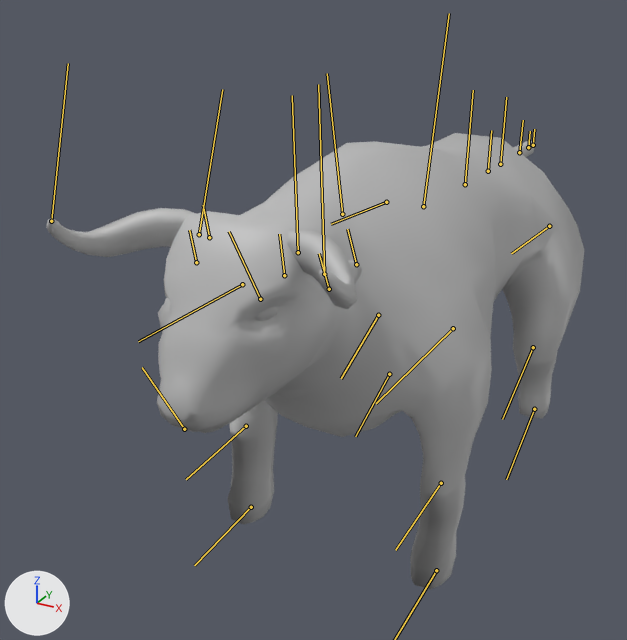
The FBX model GDS_6_Ecliptic/Assets/Models/Taurus/Taurus_hero_Bull/Bull_Running_Anim.fbx as it was, and as the next commit left it.
Before and after are seen from a 50 mm lens placed at (0.0275, -0.0695, 0.0471), pointed at (-0.0077, -0.0054, 0.0151). Every picture has the same lights, and +X, +Y and +Z are marked at lower left. Both versions are drawn at frame 22 of the action 'Take 001|BaseLayer'; the numbers are the values there. The bones that bend it are drawn over the model as lines.

The first picture shows 'LPoly_Bull', 'LPoly_Ear', 'LPoly_Eyes', 'LPoly_Horns'.
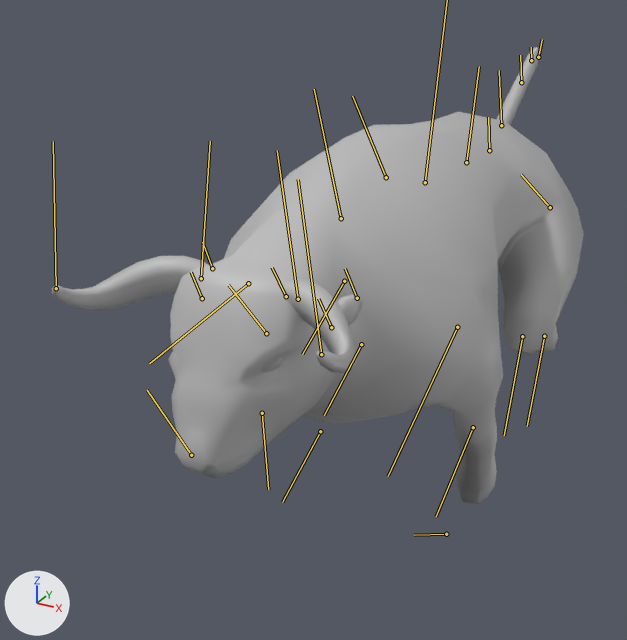
What differs and where, as boxes (x1, y1, x2, y2) in the pictures (627 x 640 px):
'LPoly_Bull', posed: before (157, 133, 584, 589); after (168, 47, 584, 505)
'LPoly_Horns', posed (16% taller): before (47, 208, 357, 309); after (52, 256, 357, 373)
bone 'Hip_JT', root to tip: before (465, 184) to (473, 90); after (466, 162) to (479, 66)
bone 'Shoulder_JT', root to tip: before (342, 214) to (327, 73); after (341, 218) to (314, 89)
bone 'Neck_JT', root to tip: before (284, 275) to (279, 234); after (286, 296) to (272, 267)
bone 'Head_JT', root to tip: before (260, 299) to (229, 231); after (266, 333) to (228, 285)
bone 'LF_Thigh_JT', root to tip: before (453, 328) to (376, 403); after (457, 327) to (388, 476)
bone 'LF_Knee_JT', root to tip: before (441, 483) to (395, 550); after (473, 427) to (436, 516)
bone 'RF_Knee_JT', root to tip: before (246, 426) to (186, 479); after (262, 413) to (268, 489)
bone 'Tail_01_JT', root to tip: before (488, 171) to (491, 130); after (489, 150) to (488, 117)
bone 'Tail_02_JT', root to tip: before (500, 164) to (506, 97); after (501, 125) to (499, 70)
bone 'Tail_04_JT', root to tip: before (528, 147) to (530, 131); after (531, 60) to (531, 47)
bone 'LB_Thigh_JT', root to tip: before (549, 226) to (511, 253); after (550, 207) to (521, 174)
bone 'LB_Knee_JT', root to tip: before (533, 347) to (502, 419); after (522, 336) to (504, 435)
bone 'RB_Thigh_JT', root to tip: before (386, 202) to (331, 224); after (386, 177) to (352, 96)
bone 'RB_Knee_JT', root to tip: before (378, 315) to (341, 378); after (344, 281) to (302, 354)

Patch to the scene script:
```diff
--- a/GDS_6_Ecliptic/Assets/Models/Taurus/Taurus_hero_Bull/Bull_Running_Anim.fbx.py
+++ b/GDS_6_Ecliptic/Assets/Models/Taurus/Taurus_hero_Bull/Bull_Running_Anim.fbx.py
@@ bone_hip_jt @@
 bone_hip_jt = bpy.data.objects['JOINTS'].pose.bones['Hip_JT']
-bone_hip_jt.location = (0.0, 0.0, 0.0)
-bone_hip_jt.rotation_quaternion = (1.0, 0.0, 0.0, 0.0)  # degrees (0, 0, 0)
+bone_hip_jt.location = (0.01, 0.22, 0.0)
+bone_hip_jt.rotation_quaternion = (1.0, -0.022, 0.001, 0.0)  # degrees (-3, 0, 0)
@@ bone_midtorso__jt @@
 bone_midtorso__jt = bpy.data.objects['JOINTS'].pose.bones['MidTorso__JT']  # child of 'Hip_JT'
-bone_midtorso__jt.rotation_quaternion = (1.0, 0.0, 0.0, 0.0)  # degrees (0, 0, 0)
+bone_midtorso__jt.rotation_quaternion = (0.997, 0.0, 0.0, -0.076)  # degrees (0, 0, -9)
@@ bone_shoulder_jt @@
 bone_shoulder_jt = bpy.data.objects['JOINTS'].pose.bones['Shoulder_JT']  # child of 'MidTorso__JT'
-bone_shoulder_jt.rotation_quaternion = (1.0, 0.0, 0.0, 0.0)  # degrees (0, 0, 0)
+bone_shoulder_jt.rotation_quaternion = (1.0, 0.021, 0.008, 0.0)  # degrees (2, 1, 0)
@@ bone_neck_jt @@
 bone_neck_jt = bpy.data.objects['JOINTS'].pose.bones['Neck_JT']  # child of 'Shoulder_JT'
-bone_neck_jt.rotation_quaternion = (1.0, 0.0, 0.0, 0.0)  # degrees (0, 0, 0)
+bone_neck_jt.rotation_quaternion = (0.993, 0.0, 0.0, -0.121)  # degrees (0, 0, -14)
@@ bone_head_jt @@
 bone_head_jt = bpy.data.objects['JOINTS'].pose.bones['Head_JT']  # child of 'Neck_JT'
-bone_head_jt.rotation_quaternion = (1.0, 0.0, 0.0, 0.0)  # degrees (0, 0, 0)
+bone_head_jt.rotation_quaternion = (0.994, 0.0, 0.0, 0.114)  # degrees (0, 0, 13)
@@ bone_lf_thigh_jt @@
 bone_lf_thigh_jt = bpy.data.objects['JOINTS'].pose.bones['LF_Thigh_JT']  # child of 'Shoulder_JT'
-bone_lf_thigh_jt.rotation_quaternion = (1.0, 0.0, 0.0, 0.0)  # degrees (0, 0, 0)
+bone_lf_thigh_jt.rotation_quaternion = (0.985, 0.002, -0.003, -0.174)  # degrees (0, 0, -20)
@@ bone_lf_knee_jt @@
 bone_lf_knee_jt = bpy.data.objects['JOINTS'].pose.bones['LF_Knee_JT']  # child of 'LF_Thigh_JT'
-bone_lf_knee_jt.rotation_quaternion = (1.0, 0.0, 0.0, 0.0)  # degrees (0, 0, 0)
+bone_lf_knee_jt.rotation_quaternion = (1.0, 0.0, 0.0, 0.03)  # degrees (0, 0, 3)
@@ bone_rf_knee_jt @@
 bone_rf_knee_jt = bpy.data.objects['JOINTS'].pose.bones['RF_Knee_JT']  # child of 'RF_Thigh_JT'
-bone_rf_knee_jt.rotation_quaternion = (1.0, 0.0, 0.0, 0.0)  # degrees (0, 0, 0)
+bone_rf_knee_jt.rotation_quaternion = (0.737, 0.0, 0.0, -0.675)  # degrees (0, 0, -85)
@@ bone_tail_01_jt @@
 bone_tail_01_jt = bpy.data.objects['JOINTS'].pose.bones['Tail_01_JT']  # child of 'Hip_JT'
-bone_tail_01_jt.rotation_quaternion = (1.0, 0.0, 0.0, 0.0)  # degrees (0, 0, 0)
+bone_tail_01_jt.rotation_quaternion = (0.968, -0.002, 0.018, 0.25)  # degrees (0, 2, 29)
@@ bone_tail_02_jt @@
 bone_tail_02_jt = bpy.data.objects['JOINTS'].pose.bones['Tail_02_JT']  # child of 'Tail_01_JT'
-bone_tail_02_jt.rotation_quaternion = (1.0, 0.0, 0.0, 0.0)  # degrees (0, 0, 0)
+bone_tail_02_jt.rotation_quaternion = (1.0, 0.0, -0.005, 0.026)  # degrees (0, -1, 3)
@@ bone_tail_04_jt @@
 bone_tail_04_jt = bpy.data.objects['JOINTS'].pose.bones['Tail_04_JT']  # child of 'Tail_03_JT'
-bone_tail_04_jt.rotation_quaternion = (1.0, 0.0, 0.0, 0.0)  # degrees (0, 0, 0)
+bone_tail_04_jt.rotation_quaternion = (1.0, 0.0, -0.005, 0.024)  # degrees (0, -1, 3)
@@ bone_lb_thigh_jt @@
 bone_lb_thigh_jt = bpy.data.objects['JOINTS'].pose.bones['LB_Thigh_JT']  # child of 'Hip_JT'
-bone_lb_thigh_jt.rotation_quaternion = (1.0, 0.0, 0.0, 0.0)  # degrees (0, 0, 0)
+bone_lb_thigh_jt.rotation_quaternion = (0.981, 0.007, 0.027, 0.191)  # degrees (1, 3, 22)
@@ bone_lb_knee_jt @@
 bone_lb_knee_jt = bpy.data.objects['JOINTS'].pose.bones['LB_Knee_JT']  # child of 'LB_Thigh_JT'
-bone_lb_knee_jt.rotation_quaternion = (1.0, 0.0, 0.0, 0.0)  # degrees (0, 0, 0)
+bone_lb_knee_jt.rotation_quaternion = (0.831, 0.0, 0.0, -0.556)  # degrees (0, 0, -68)
@@ bone_rb_thigh_jt @@
 bone_rb_thigh_jt = bpy.data.objects['JOINTS'].pose.bones['RB_Thigh_JT']  # child of 'Hip_JT'
-bone_rb_thigh_jt.rotation_quaternion = (1.0, 0.0, 0.0, 0.0)  # degrees (0, 0, 0)
+bone_rb_thigh_jt.rotation_quaternion = (0.926, 0.008, 0.024, 0.376)  # degrees (2, 2, 44)
@@ bone_rb_knee_jt @@
 bone_rb_knee_jt = bpy.data.objects['JOINTS'].pose.bones['RB_Knee_JT']  # child of 'RB_Thigh_JT'
-bone_rb_knee_jt.rotation_quaternion = (1.0, 0.0, 0.0, 0.0)  # degrees (0, 0, 0)
+bone_rb_knee_jt.rotation_quaternion = (0.915, 0.0, 0.0, -0.405)  # degrees (0, 0, -48)
```
